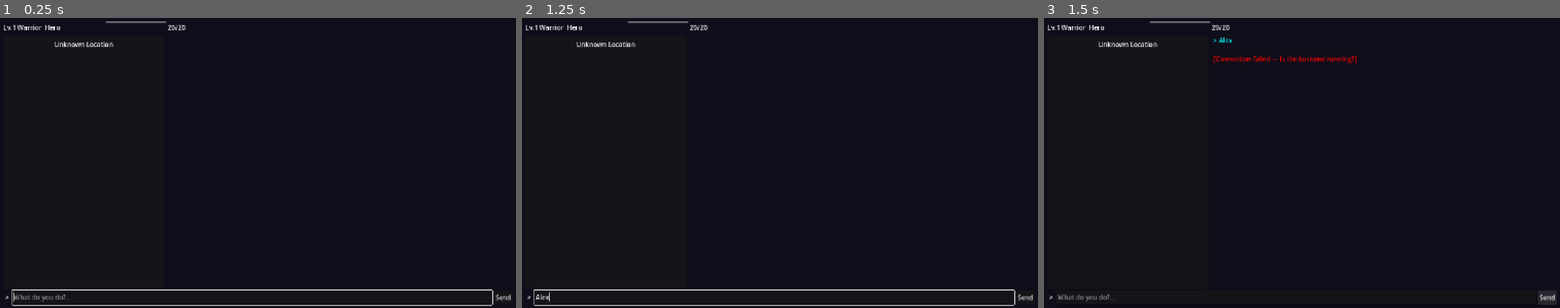
Above: before the commit, frames 1-3 (left to right).
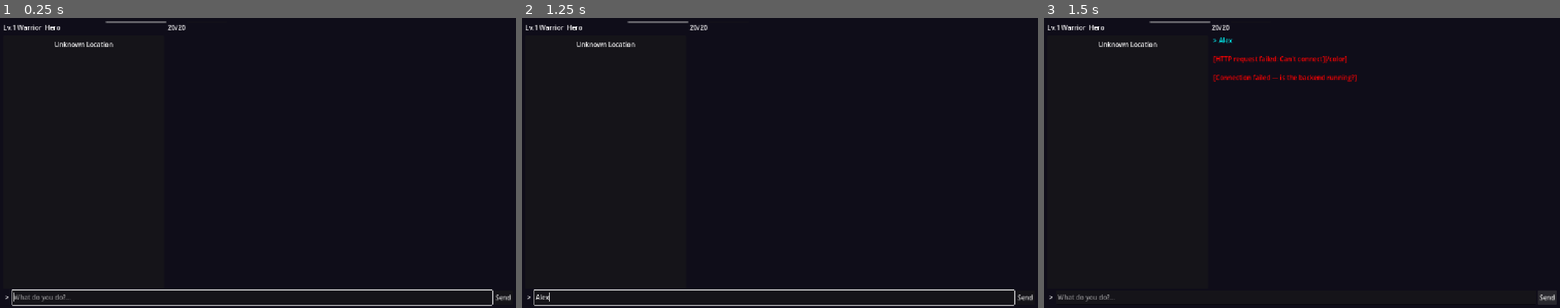
Above: after the commit, the same moments.

Repository: msbel5/ember-rpg
Game: Godot game, scene res://scenes/game_session.tscn
Same seed, same stepped clock (60 frames per second), same inputs: the game is played once before the commit and once after it. This scene is started directly instead of the project's main scene.
Inputs (mouse positions are in pixels of both pictures, inside the frame that each line leads up to):
- Up to frame 1 (0.25 s): no input
- Up to frame 2 (1.25 s): click (774, 296) at 0.52 s; type "Alex" at 0.6 s
- Up to frame 3 (1.5 s): click "Send" at 1.25 s

Frames 1-2 are identical in both runs. In frame 3, 0.7% of the frame differs, in the area x 32-61%, y 13-22%.

Commit message:
Godot UI fixes: typing effect, markdown cleanup, location display, backend URL fix
- Fix backend URL: project.godot pointed to localhost instead of Pi
- Add typing effect: narrative appears character-by-character
- Clean markdown headers from narrative (# Harbor Town → stripped)
- Display location names properly (harbor_town → Harbor Town)
- Add debug logging to backend requests

Co-Authored-By: Claude Opus 4.6 (1M context) <noreply@anthropic.com>

Diff:
--- a/godot-client/autoloads/backend.gd
+++ b/godot-client/autoloads/backend.gd
@@ -2,7 +2,7 @@
 
 # Backend HTTP Client — all API calls to FastAPI server
 
-const DEFAULT_URL = "http://192.168.1.55:8000"
+const DEFAULT_URL = "http://192.168.1.55:8765"
 
 var base_url: String = DEFAULT_URL
 
@@ -62,8 +62,10 @@
 	http.request_completed.connect(_on_request_completed.bind(http, callback))
 	request_started.emit()
 
+	var full_url = base_url + path
+	print("[Backend] POST %s body_len=%d" % [full_url, body.length()])
 	var headers = ["Content-Type: application/json"]
-	var error = http.request(base_url + path, headers, HTTPClient.METHOD_POST, body)
+	var error = http.request(full_url, headers, HTTPClient.METHOD_POST, body)
 	if error != OK:
 		request_error.emit("HTTP request failed: %s" % error_string(error))
 		http.queue_free()
@@ -93,19 +95,24 @@
 func _on_request_completed(result: int, response_code: int, _headers: PackedStringArray, body: PackedByteArray, http: HTTPRequest, callback: Callable) -> void:
 	http.queue_free()
 	request_finished.emit()
+	print("[Backend] Response: result=%d, code=%d, body_size=%d" % [result, response_code, body.size()])
 
 	if result != HTTPRequest.RESULT_SUCCESS:
 		request_error.emit("Connection failed — is the backend running?")
 		callback.call(null)
 		return
 
-	if response_code == 404:
-		request_error.emit("Session not found. Start a new game?")
-		callback.call(null)
-		return
-
-	if response_code >= 500:
-		request_error.emit("Backend error (HTTP %d)" % response_code)
+	if response_code >= 400:
+		var err_text = body.get_string_from_utf8()
+		var err_msg = "HTTP %d" % response_code
+		var err_data = JSON.parse_string(err_text)
+		if err_data and err_data.has("detail"):
+			err_msg = str(err_data["detail"])
+		if response_code == 404:
+			request_error.emit("Session not found. Start a new game?")
+		else:
+			request_error.emit("Backend error: %s" % err_msg)
+		print("[Backend] Error %d: %s" % [response_code, err_msg])
 		callback.call(null)
 		return
 
--- a/godot-client/autoloads/game_state.gd
+++ b/godot-client/autoloads/game_state.gd
@@ -37,7 +37,7 @@
 
 	# Narrative
 	if data.has("narrative") and data["narrative"] != "":
-		var text = data["narrative"]
+		var text = _clean_narrative(data["narrative"])
 		narrative_history.append(text)
 		if narrative_history.size() > 50:
 			narrative_history.pop_front()
@@ -80,8 +80,9 @@
 		narrative_stream = data["narrative_stream"]
 		for item in narrative_stream:
 			if item.has("text") and item["text"] != "":
-				narrative_history.append(item["text"])
-				narrative_received.emit(item["text"])
+				var clean = _clean_narrative(item["text"])
+				narrative_history.append(clean)
+				narrative_received.emit(clean)
 
 	state_updated.emit()
 
@@ -104,3 +105,23 @@
 	var hp = player.get("hp", 0)
 	var max_hp = player.get("max_hp", 1)
 	return float(hp) / float(max_hp)
+
+func get_display_location() -> String:
+	if location.is_empty():
+		return "Unknown"
+	return location.replace("_", " ").capitalize()
+
+func _clean_narrative(text: String) -> String:
+	# Remove markdown headers
+	var lines = text.split("\n")
+	var cleaned: Array[String] = []
+	for line in lines:
+		var trimmed = line.strip_edges()
+		if trimmed.begins_with("# "):
+			continue  # Skip markdown headers
+		if trimmed.begins_with("## "):
+			continue
+		if trimmed.is_empty():
+			continue
+		cleaned.append(trimmed)
+	return "\n".join(cleaned)
--- a/godot-client/project.godot
+++ b/godot-client/project.godot
@@ -30,7 +30,7 @@
 
 [ember_rpg]
 
-backend_url="http://localhost:8765"
+backend_url="http://192.168.1.55:8765"
 
 [physics]
 
--- a/godot-client/scenes/game_session.gd
+++ b/godot-client/scenes/game_session.gd
@@ -52,13 +52,17 @@
 	text_input.grab_focus()
 
 func _enter_scene(location_name: String) -> void:
-	_append_narrative("[color=gray]Entering %s...[/color]" % location_name)
+	print("[DEBUG] enter_scene called. session_id='%s', location='%s'" % [GameState.session_id, location_name])
+	var display_name = location_name.replace("_", " ").capitalize()
+	_append_narrative("[color=gray]Entering %s...[/color]" % display_name)
 	Backend.enter_scene(GameState.session_id, location_name, _on_scene_entered)
 
 func _on_scene_entered(data) -> void:
 	if data == null:
+		print("[DEBUG] scene_entered: data is NULL — backend returned error")
 		_append_narrative("[color=red]Failed to enter scene.[/color]")
 		return
+	print("[DEBUG] scene_entered: got data, keys=%s" % str(data.keys()))
 	GameState.update_from_response(data)
 
 func _on_entity_clicked(entity_id: String, entity_data: Dictionary) -> void:
@@ -101,13 +105,35 @@
 	GameState.update_from_response(data)
 	text_input.grab_focus()
 
+var _typing_queue: Array[String] = []
+var _is_typing: bool = false
+
 func _on_narrative(text: String) -> void:
-	_append_narrative(text)
+	_typing_queue.append(text)
+	if not _is_typing:
+		_process_typing_queue()
+
+func _process_typing_queue() -> void:
+	_is_typing = true
+	while not _typing_queue.is_empty():
+		var text = _typing_queue.pop_front()
+		await _type_text(text)
+	_is_typing = false
+
+func _type_text(text: String) -> void:
+	# Type character by character with small delay
+	var chars_added = 0
+	for c in text:
+		narrative_panel.append_text(c)
+		chars_added += 1
+		if chars_added % 3 == 0:  # Every 3 chars, scroll and tiny pause
+			await get_tree().process_frame
+	narrative_panel.append_text("\n\n")
+	await get_tree().process_frame
+	narrative_panel.scroll_to_line(narrative_panel.get_line_count())
 
 func _append_narrative(text: String) -> void:
 	narrative_panel.append_text(text + "\n\n")
-
-	# Auto-scroll to bottom
 	await get_tree().process_frame
 	narrative_panel.scroll_to_line(narrative_panel.get_line_count())
 
@@ -142,8 +168,7 @@
 	xp_bar.value = xp % 100
 
 func _refresh_location() -> void:
-	if GameState.location != "":
-		location_label.text = GameState.location
+	location_label.text = GameState.get_display_location()
 
 func _refresh_combat_hud() -> void:
 	if not GameState.is_in_combat():
